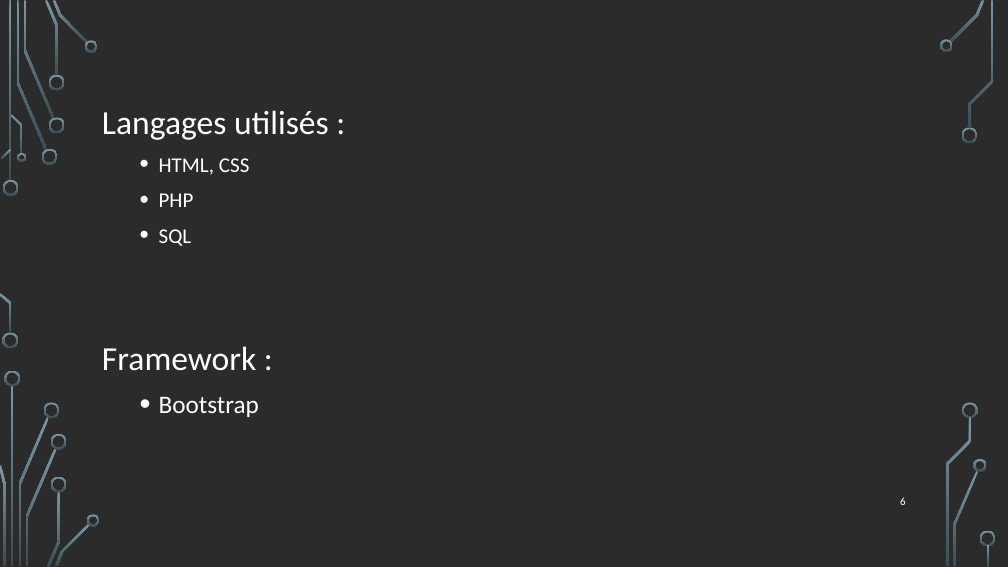
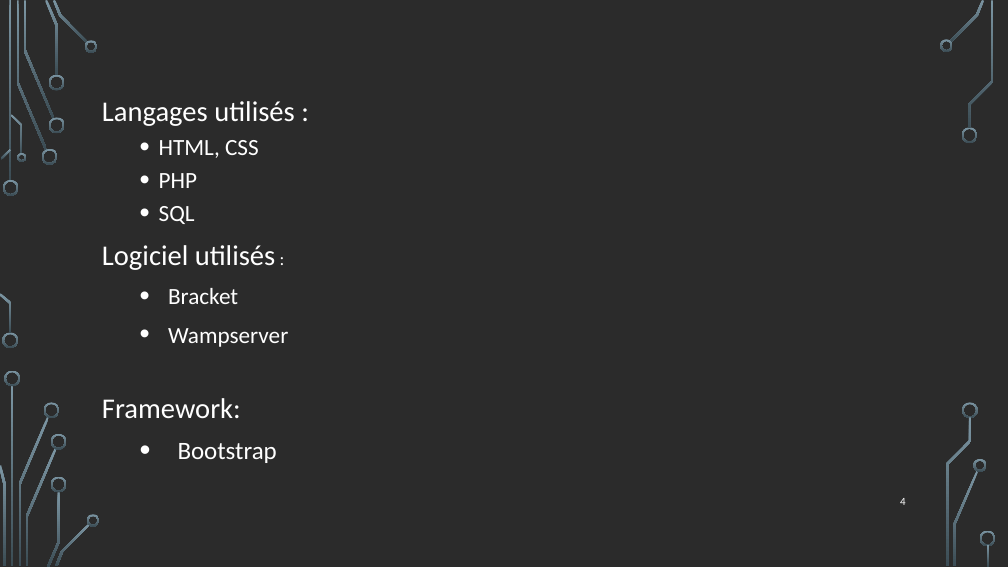
Before and after one commit to SarahGumaa/PPE2, a slide deck: slide 4 of Project-Personnalisé-Encadrée .pptx (slide 6 before the commit). Drawn at 1008x567 pixels with LibreOffice and Linux fonts; fonts in the diff are those of the drawing; background and template pictures are left out; a plain dark background stands for a picture behind light text. Boxes give left, top, right and bottom in pixels: in the first picture for what was removed or moved away, otherwise in the second. Text is boxed around its words. In the diff, an @@ line names an element or a change of style, - is before the commit and + after.

```diff
--- a/Project-Personnalisé-Encadrée .pptx
+++ b/Project-Personnalisé-Encadrée .pptx
@@ text at <box>102,101,295,463</box>: size 32 to 27.2 pt in "Langages utilisés :"; size 20 to 22.1 pt in "HTML, CSS", "PHP", "SQL"; size 24 to 23.8 pt in "Bootstrap"; line spacing 1.2 to 1; list level 2 to 3 in "Bootstrap" @@
@@ text at <box>102,245,288,418</box>: text changed; size 32 to 27.2 pt @@
-Framework :
+  Logiciel utilisés :
+    • Bracket
+    • Wampserver
+  Framework:
@@ page number at <box>900,498,906,505</box>: text changed @@
-6
+4
```
Also in this commit, not shown: 3 other slides changed, 1 slide added.
